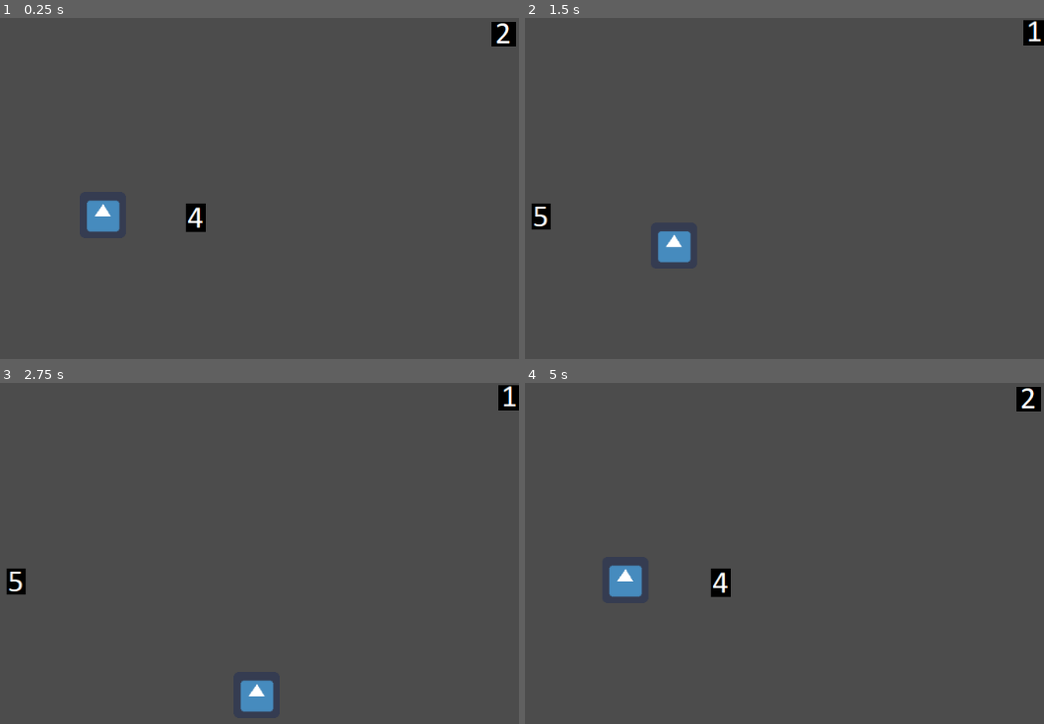
Above: before the commit, frames 1-4 (two rows, left to right).
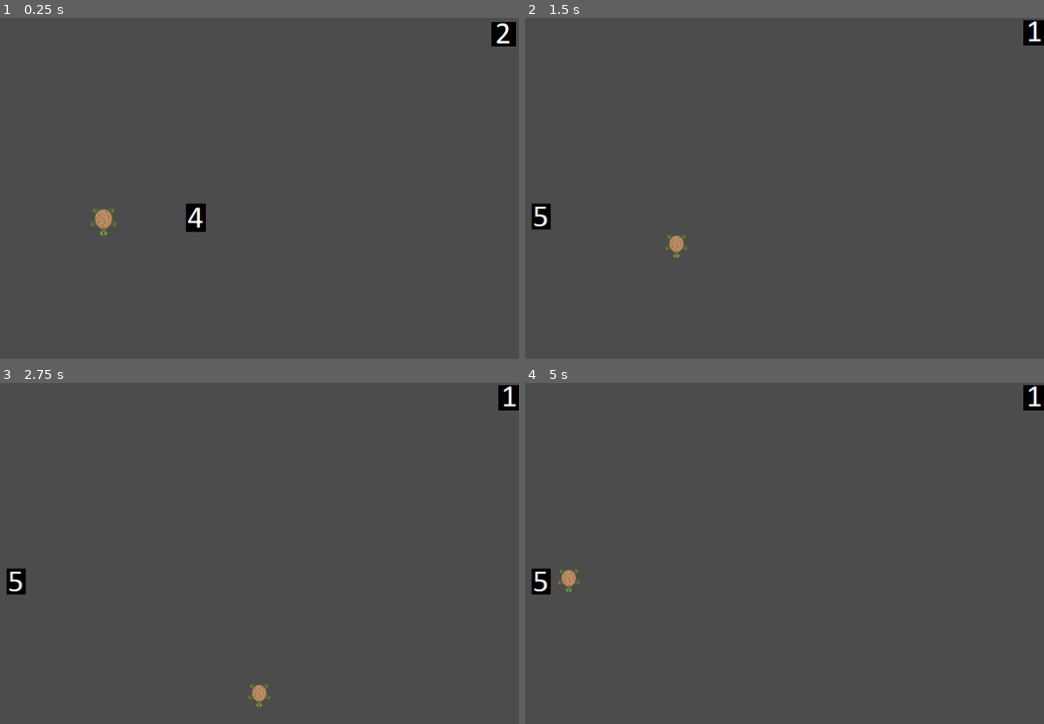
Above: after the commit, the same moments.

Repository: ldahleen54/gmtk2022
Game: Godot game, scene res://scene2.tscn
The game is run twice, just before and just after one commit, with the same random seed, the same clock (stepped at 60 frames per second) and the same inputs. This scene is started directly instead of the project's main scene. The engine's default icon, where the game draws it, is replaced by a stand-in: a white triangle on a blue panel in a dark square.
Inputs:
- Up to frame 1 (0.25 s): no input
- Up to frame 2 (1.5 s): tap Enter at 0.5 s; hold Right (ui_right) 0.53-1.28 s; hold Down (ui_down) from 1.28 s (still down)
- Up to frame 3 (2.75 s): release Down (ui_down) at 2.03 s; hold Right (ui_right) from 2.03 s (still down)
- Up to frame 4 (5 s): release Right (ui_right) at 2.78 s; hold Up (ui_up) 2.78-3.53 s; hold Left (ui_left) from 3.53 s (still down)

The runs differ from the first frame. In frame 1, 0.6% of the frame differs, in the area x 16-24%, y 53-65%; in frame 2, 0.6%; in frame 3, 0.6%; in frame 4, 1.6%, in the area x 1-100%, y 0-63%.

Commit message:
Adjusted the scenes, added assets

Diff:
--- a/Player.gd
+++ b/Player.gd
@@ -29,8 +29,3 @@
 
 func _physics_process(delta):
 	get_input()
-
-
-# Called every frame. 'delta' is the elapsed time since the previous frame.
-#func _process(delta):
-#	pass
--- a/PlayerMovement.gd
+++ b/PlayerMovement.gd
@@ -35,6 +35,5 @@
 
 
 func _on_RightTeleporter_body_entered(body):
-	print("right teleporter collision")
 	if body.name == "PlayerBody":
 		get_tree().change_scene("res://scene1.tscn")
--- a/scene1.tscn
+++ b/scene1.tscn
@@ -1,12 +1,12 @@
 [gd_scene load_steps=8 format=2]
 
 [ext_resource path="res://assets/5.PNG" type="Texture" id=1]
-[ext_resource path="res://icon.png" type="Texture" id=2]
+[ext_resource path="res://assets/sprite_6.png" type="Texture" id=2]
 [ext_resource path="res://PlayerMovement.gd" type="Script" id=3]
 [ext_resource path="res://assets/1.PNG" type="Texture" id=5]
 
 [sub_resource type="RectangleShape2D" id=3]
-extents = Vector2( 34, 28.5 )
+extents = Vector2( 20, 18.5 )
 
 [sub_resource type="GDScript" id=4]
 script/source = "extends Area2D
@@ -27,7 +27,7 @@
 texture = ExtResource( 2 )
 
 [node name="CollisionShape2D" type="CollisionShape2D" parent="PlayerBody"]
-position = Vector2( 484, 255.5 )
+position = Vector2( 483, 255.5 )
 shape = SubResource( 3 )
 
 [node name="LeftTeleporter" type="Area2D" parent="."]
--- a/scene2.tscn
+++ b/scene2.tscn
@@ -3,7 +3,7 @@
 [ext_resource path="res://assets/2.PNG" type="Texture" id=1]
 [ext_resource path="res://assets/4.PNG" type="Texture" id=2]
 [ext_resource path="res://PlayerMovement.gd" type="Script" id=3]
-[ext_resource path="res://icon.png" type="Texture" id=5]
+[ext_resource path="res://assets/sprite_6.png" type="Texture" id=4]
 
 [sub_resource type="CircleShape2D" id=1]
 radius = 26.0192
@@ -26,12 +26,12 @@
 script = ExtResource( 3 )
 
 [node name="Sprite" type="Sprite" parent="PlayerBody"]
-position = Vector2( 483, 257 )
-scale = Vector2( 0.9375, 0.9375 )
-texture = ExtResource( 5 )
+position = Vector2( 484, 265 )
+scale = Vector2( 1.11458, 1.11458 )
+texture = ExtResource( 4 )
 
 [node name="CollisionShape2D" type="CollisionShape2D" parent="PlayerBody"]
-position = Vector2( 483, 258 )
+position = Vector2( 485, 265 )
 shape = SubResource( 1 )
 
 [node name="RightTeleporter" type="Area2D" parent="."]
Binary file added: assets/deadfern.png
Not shown, added: assets/deadfern.png.import
Binary file added: assets/deadgrass.png
Not shown, added: assets/deadgrass.png.import
Binary file added: assets/flesh.png
Not shown, added: assets/flesh.png.import
Binary file added: assets/grass.png
Not shown, added: assets/grass.png.import
Binary file added: assets/grassrocks.png
Not shown, added: assets/grassrocks.png.import
Binary file added: assets/sprite_6.png
Not shown, added: assets/sprite_6.png.import
(and 10 more such lines)
